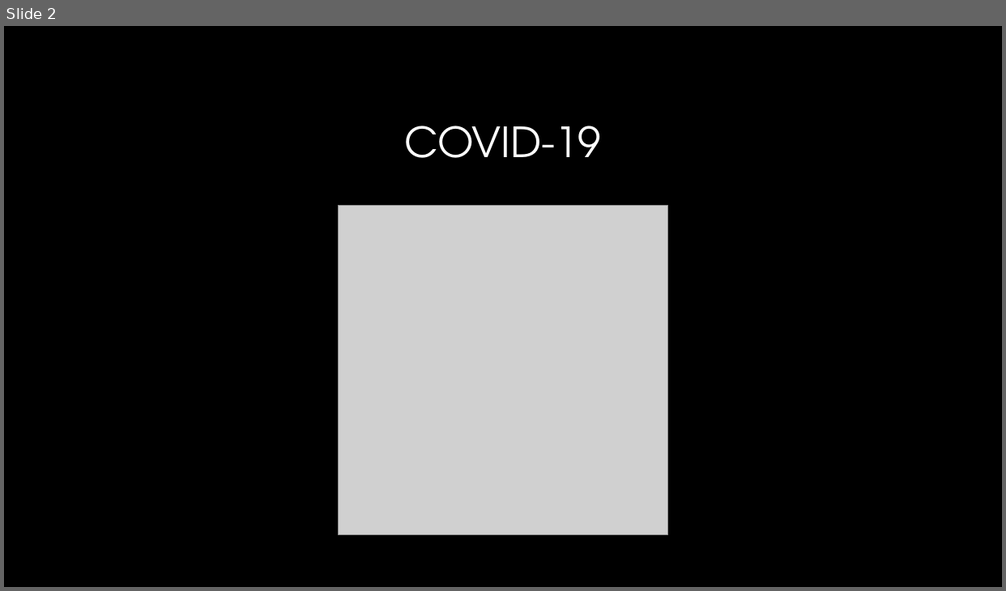
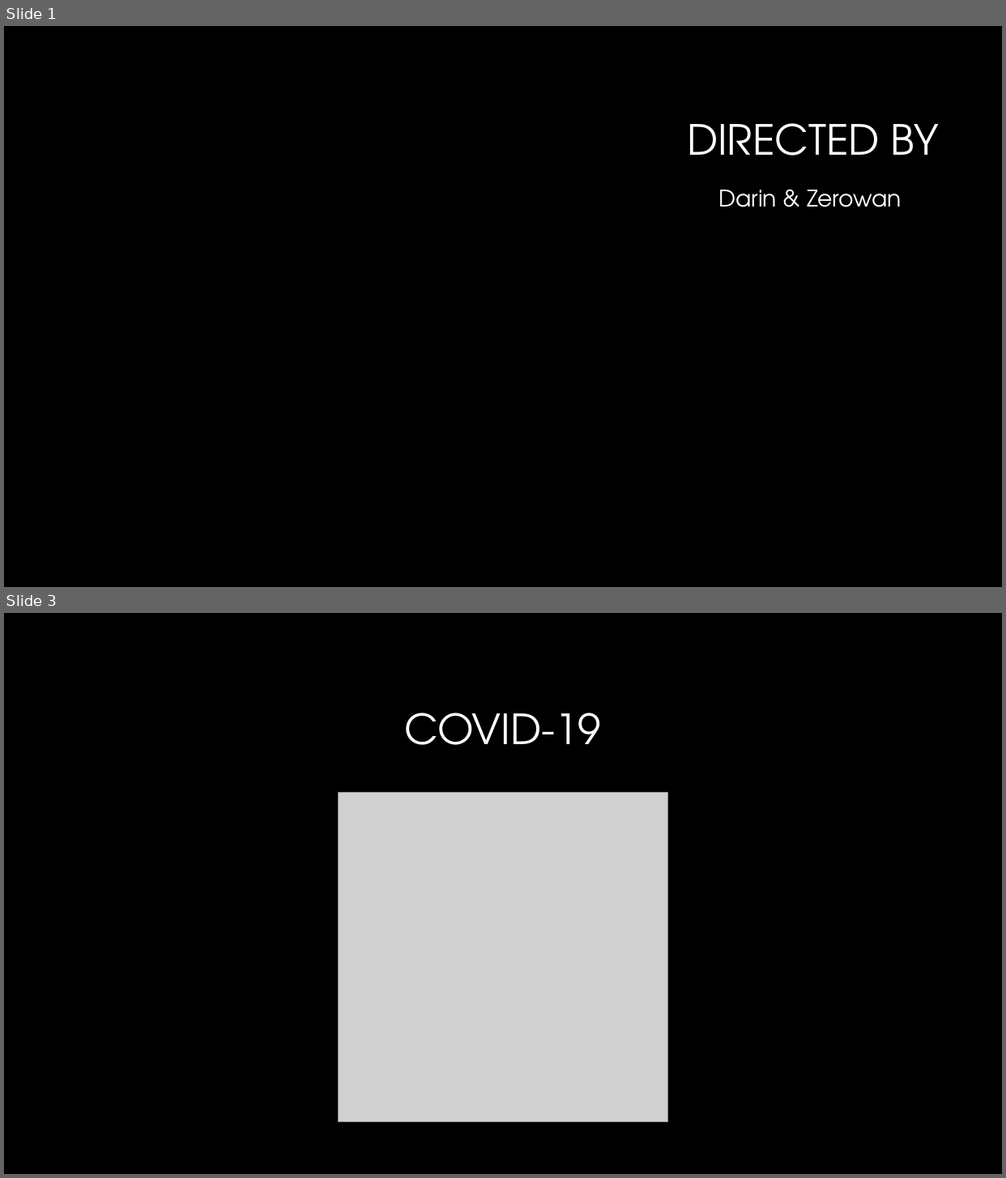
Before and after one commit to andrii-kyriienko-d/he_tgbot, a slide deck: Презентация1.pptx. Shown one above the other, each under a label of ours: slide 2 before the commit, slides 1 and 3 after it; the slides between them are not shown. The pictures are 1006x591 and 1006x1178 pixels, drawn with LibreOffice and Linux fonts; fonts in the diff are those of the drawing; grey boxes stand for pictures; background and template pictures are left out. Boxes give left, top, right and bottom in pixels: in the first picture for what was removed or moved away, otherwise in the second. Text is boxed around its words. In the diff, an @@ line names an element or a change of style, - is before the commit and + after.

Commit message:
Updated presentation slide

```diff
--- a/Презентация1.pptx
+++ b/Презентация1.pptx
@@ slide 1 added at (4, 26, 1002, 587), background #000000 @@
@@ title added at (687, 123, 939, 156), 40 pt, text #FFFFFF @@
+DIRECTED BY
@@ text added at (719, 190, 901, 207), 22 pt, text #FFFFFF @@
+Darin & Zerowan
@@ what was slide 2 is now slide 3 @@
```
